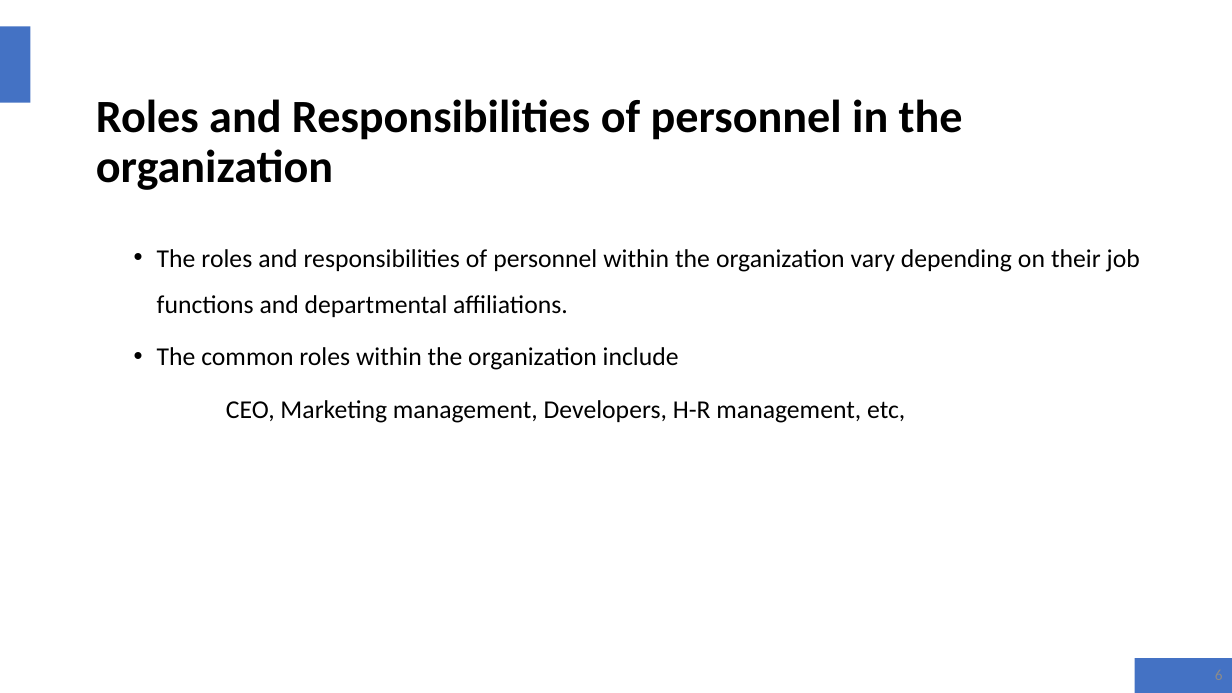
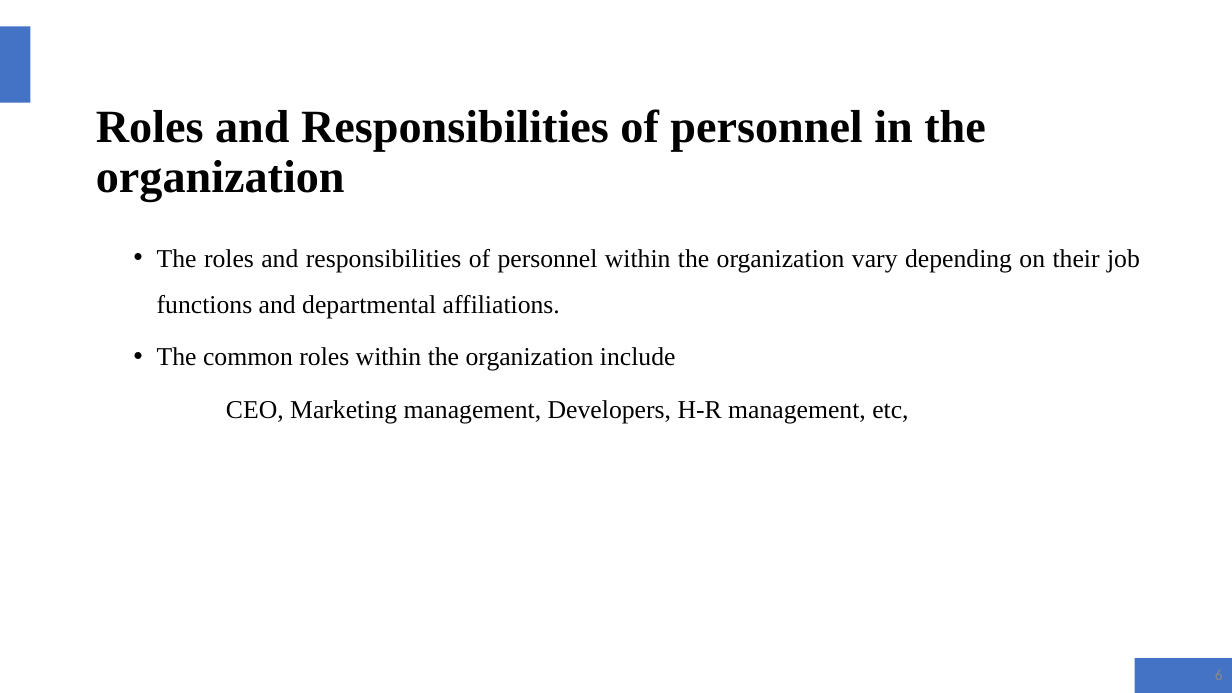
Before and after one commit to krishna-46/6thsem_Internship2023, a slide deck: slide 6 of Reports/SEE PPT's/Final ppt/KRISHNA.pptx. Drawn at 1232x693 pixels with LibreOffice and Linux fonts; fonts in the diff are those of the drawing. Boxes give left, top, right and bottom in pixels: in the first picture for what was removed or moved away, otherwise in the second. Text is boxed around its words. In the diff, an @@ line names an element or a change of style, - is before the commit and + after.

```diff
--- a/Reports/SEE PPT's/Final ppt/KRISHNA.pptx
+++ b/Reports/SEE PPT's/Final ppt/KRISHNA.pptx
@@ title "Roles and Responsibilities of personnel ..." at (x1=96, y1=109, x2=985, y2=201): font Calibri to Times New Roman @@
@@ title "Roles and Responsibilities of personnel ..." moved from (x1=96, y1=99, x2=963, y2=190) to (x1=96, y1=109, x2=985, y2=201) @@
@@ text "The roles and responsibilities of ..." at (x1=157, y1=249, x2=1140, y2=424): font Calibri to Times New Roman @@
```
Also in this commit, not shown: 25 other slides changed, 2 slides added, 1 slide removed, 9 other files.
